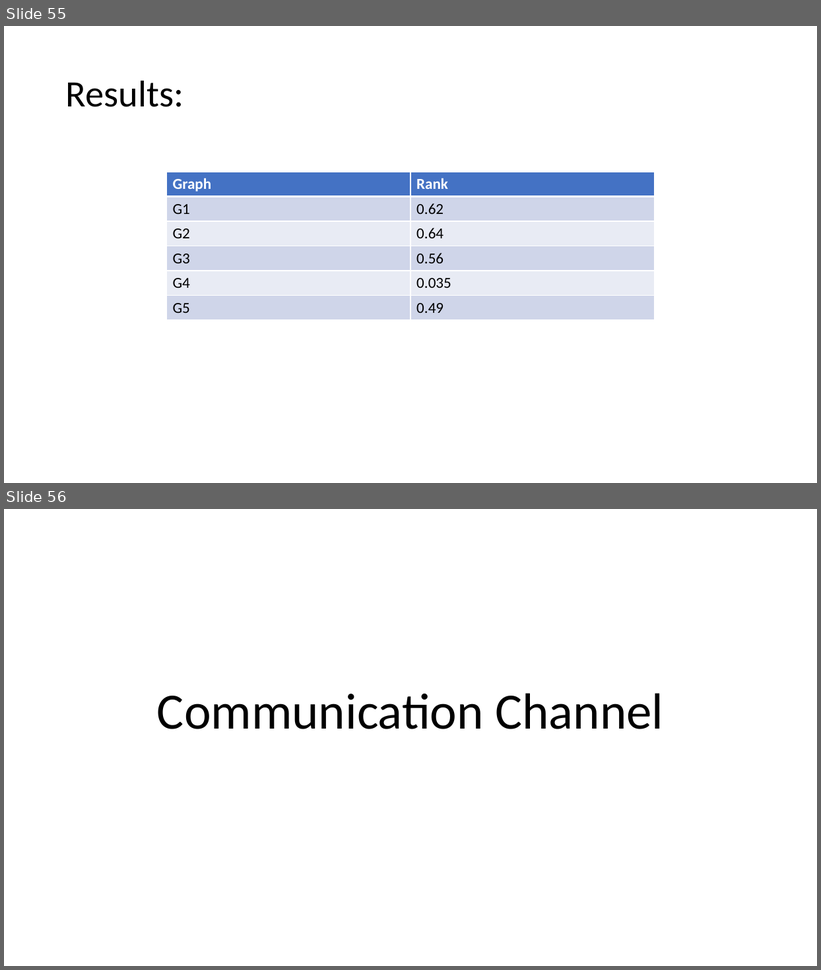
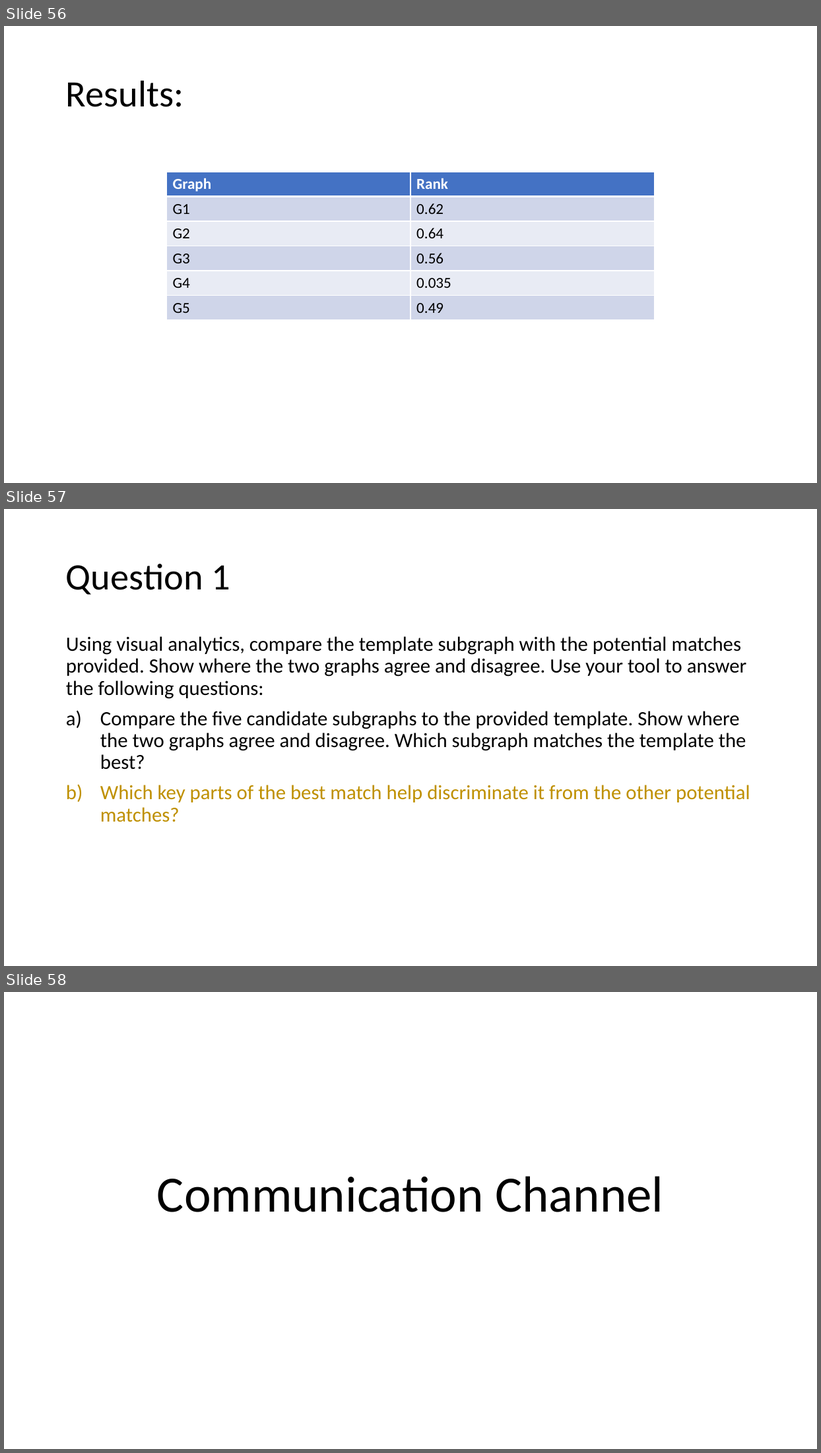
Before and after one commit to AtrayeeNeog/Visualization_2019-20, a slide deck: Documentation/Presentation/Project_Presentation_v3.pptx. Shown one above the other, each under a label of ours: slides 55 and 56 before the commit, slides 56, 57 and 58 after it. The pictures are 821x970 and 821x1453 pixels, drawn with LibreOffice and Linux fonts; fonts in the diff are those of the drawing. Boxes give left, top, right and bottom in pixels: in the first picture for what was removed or moved away, otherwise in the second. Text is boxed around its words. In the diff, an @@ line names an element or a change of style, - is before the commit and + after.

```diff
--- a/Documentation/Presentation/Project_Presentation_v3.pptx
+++ b/Documentation/Presentation/Project_Presentation_v3.pptx
@@ slide 57 added at (4, 509, 817, 966), background #FFFFFF @@
@@ title added at (66, 564, 231, 595), 44 pt, text #000000 @@
+Question 1
@@ text added at (66, 636, 750, 823), 24 pt, text #000000 @@
+Using visual analytics, compare the template subgraph with the potential matches provided. Show where the two graphs agree and disagree. Use your tool to answer the following questions:
+a) Compare the five candidate subgraphs to the provided template. Show where the two graphs agree and disagree. Which subgraph matches the template the best?
+b) Which key parts of the best match help discriminate it from the other potential matches?
@@ what was slide 55 is now slide 56 @@
@@ what was slide 56 is now slide 58 @@
```
Also in this commit, not shown: 6 other slides added, 42 slides removed, 2 other files.
